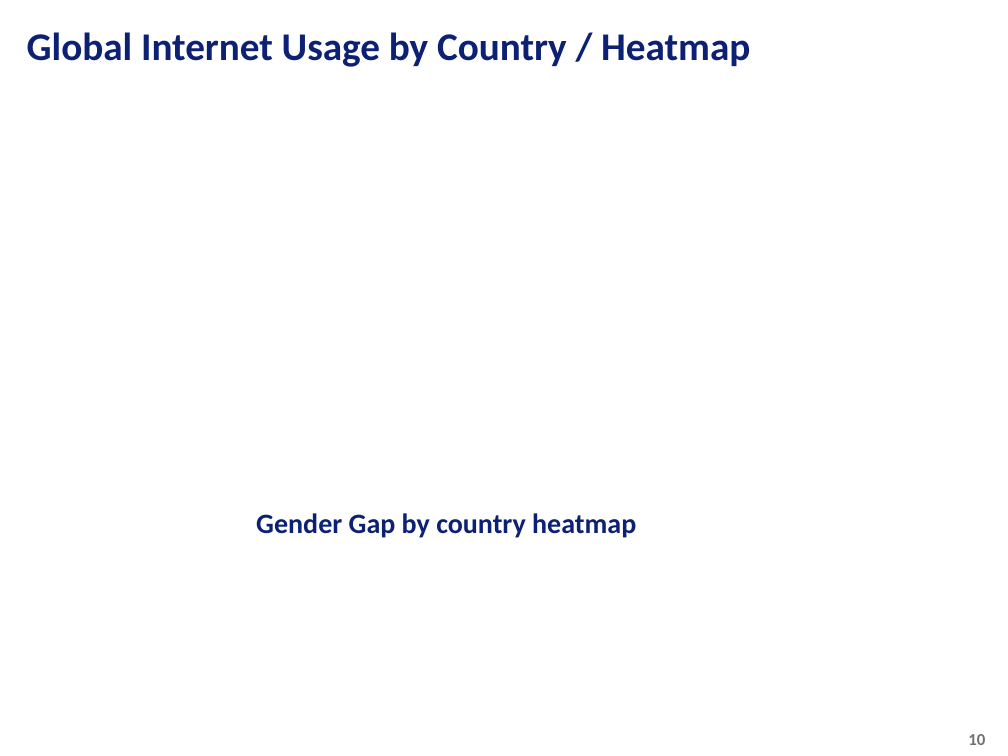
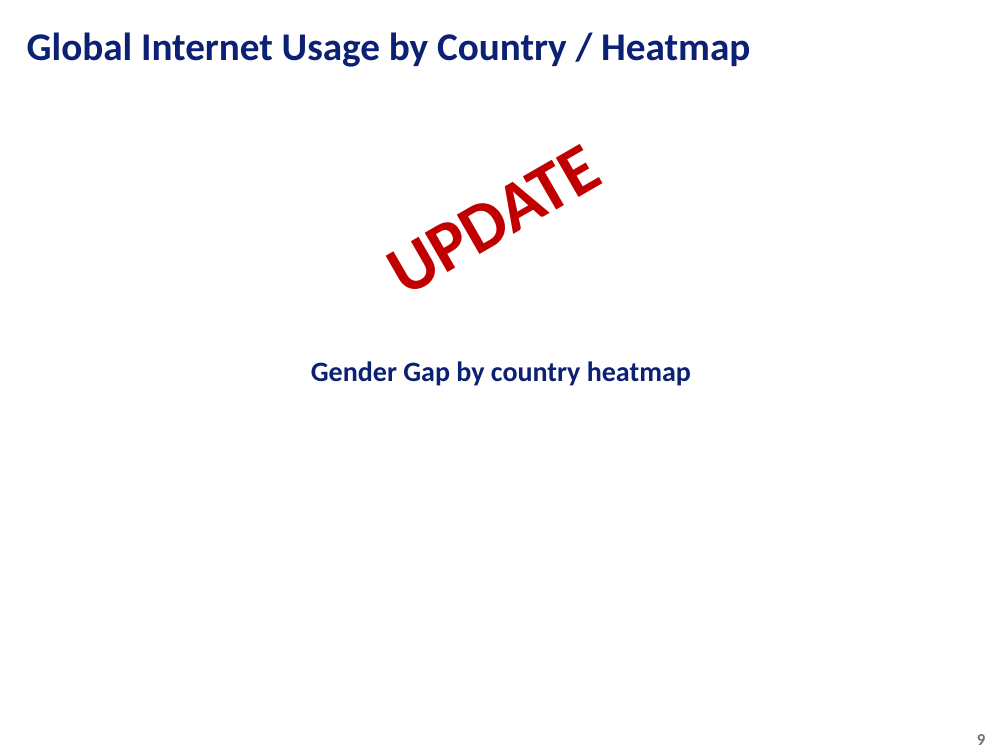
Before and after one commit to tiascott01/07_GroupProject1, a slide deck: slide 9 of Data Presentation.pptx (slide 10 before the commit). Drawn at 1008x756 pixels with LibreOffice and Linux fonts; fonts in the diff are those of the drawing; background and template pictures are left out. Boxes give left, top, right and bottom in pixels: in the first picture for what was removed or moved away, otherwise in the second. Text is boxed around its words. In the diff, an @@ line names an element or a change of style, - is before the commit and + after.

```diff
--- a/Data Presentation.pptx
+++ b/Data Presentation.pptx
@@ text added at (313,110,696,366), 50 pt, text #C00000, bold @@
+UPDATE
@@ text "Gender Gap by country heatmap": place and size @@
-text "Gender Gap by country heatmap" at (256,513,636,538)
+text "Gender Gap by country heatmap" at (311,361,691,386)
@@ page number at (977,734,985,745): text changed @@
-10
+9
```
Also in this commit, not shown: 4 other slides changed, 18 slides added, 20 slides removed.
